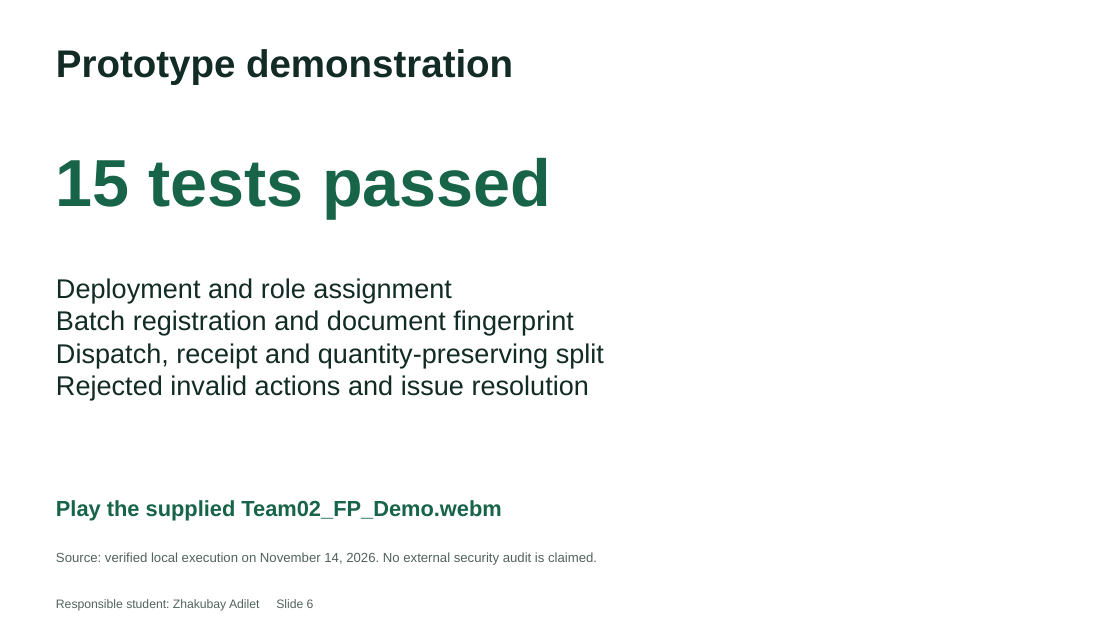
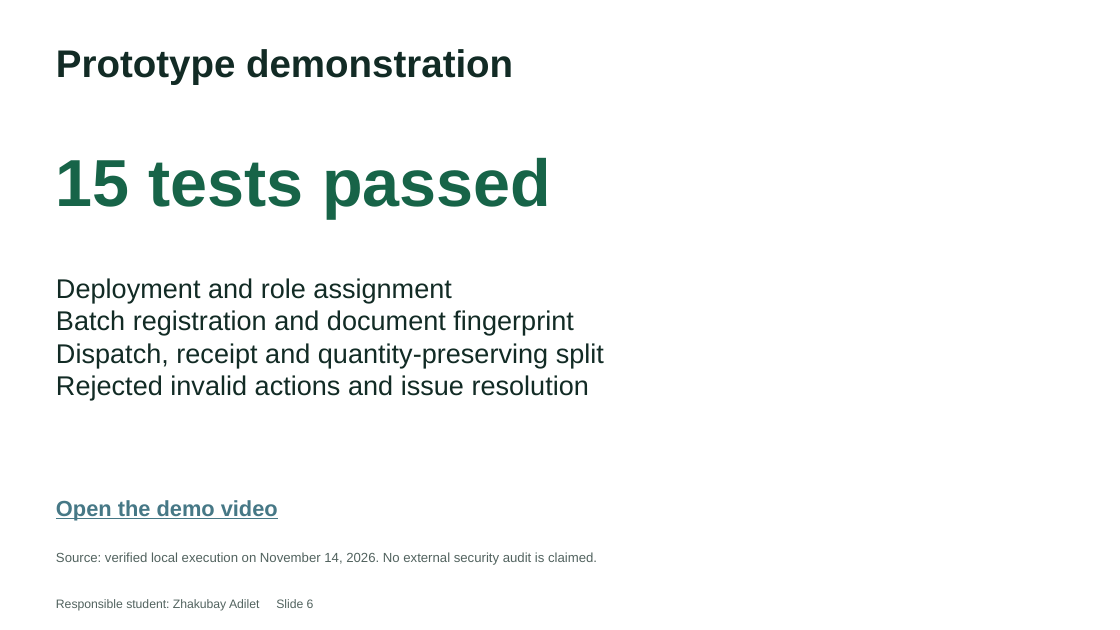
Before and after one commit to janbauyrzhan/AgriChain-Final-Project, a slide deck: slide 6 of deliverables/Team02_FP_Presentation.pptx. Drawn at 1120x630 pixels with LibreOffice and Linux fonts; fonts in the diff are those of the drawing. Boxes give left, top, right and bottom in pixels: in the first picture for what was removed or moved away, otherwise in the second. Text is boxed around its words. In the diff, an @@ line names an element or a change of style, - is before the commit and + after.

Commit message:
Correct Baizhan Bauyrzhan, add Drive demo link and remove extra submission materials

```diff
--- a/deliverables/Team02_FP_Presentation.pptx
+++ b/deliverables/Team02_FP_Presentation.pptx
@@ text at (x1=56, y1=500, x2=278, y2=520): text changed; text colour #176448 to #467886 @@
-Play the supplied Team02_FP_Demo.webm
+Open the demo video
```
Also in this commit, not shown: 6 other slides changed, 13 other files.
